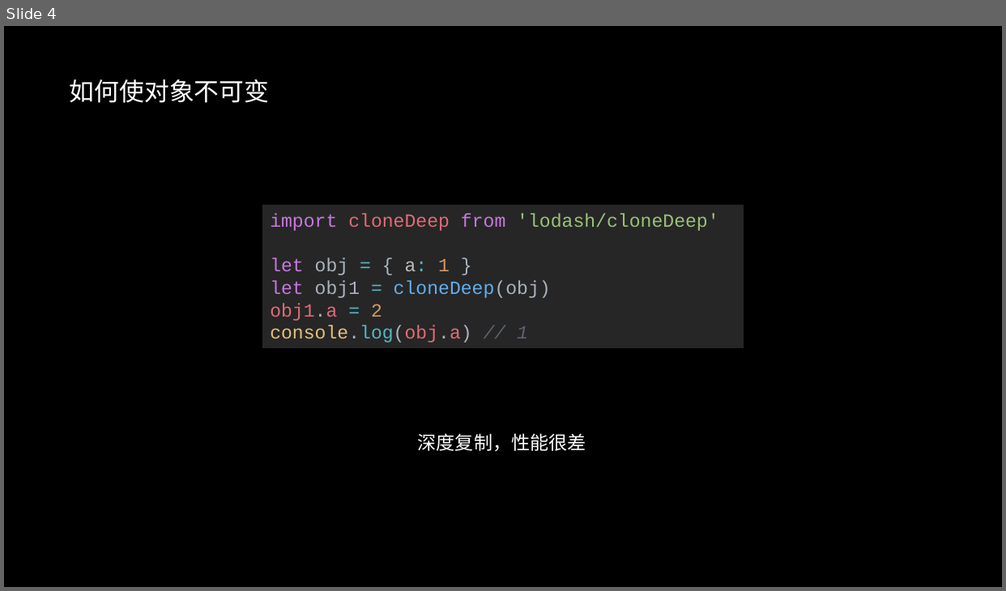
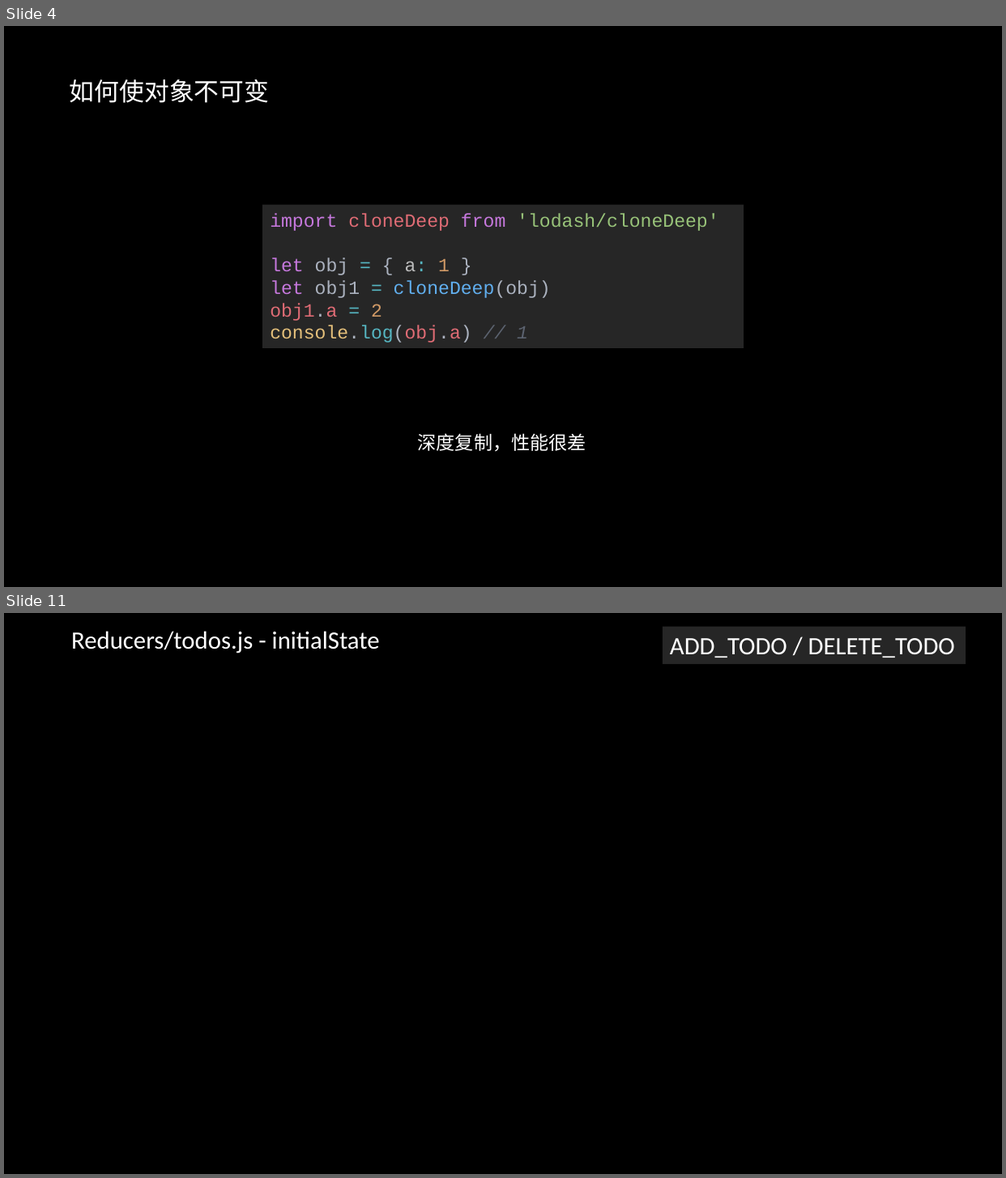
Before and after one commit to xfields/immutable-tutorial, a slide deck: docs/immutablejs_谢飞.pptx. Shown one above the other, each under a label of ours: slide 4 before the commit, slides 4 and 11 after it; the slides between them are not shown. The pictures are 1006x591 and 1006x1178 pixels, drawn with LibreOffice and Linux fonts; fonts in the diff are those of the drawing; background and template pictures are left out. Boxes give left, top, right and bottom in pixels: in the first picture for what was removed or moved away, otherwise in the second. Text is boxed around its words. In the diff, an @@ line names an element or a change of style, - is before the commit and + after.

```diff
--- a/docs/immutablejs_谢飞.pptx
+++ b/docs/immutablejs_谢飞.pptx
@@ slide 11 added at bbox=[4, 613, 1002, 1174], background picture (left out) @@
@@ text added at bbox=[71, 631, 380, 653], 24 pt, text #FFFFFF @@
+Reducers/todos.js - initialState
@@ rectangle added at bbox=[663, 627, 966, 664], fill #262626, 24 pt, text #FFFFFF @@
+ADD_TODO / DELETE_TODO
```
Also in this commit, not shown: 3 slides changed, 11 other slides added, 1 slide removed, 6 other files.
